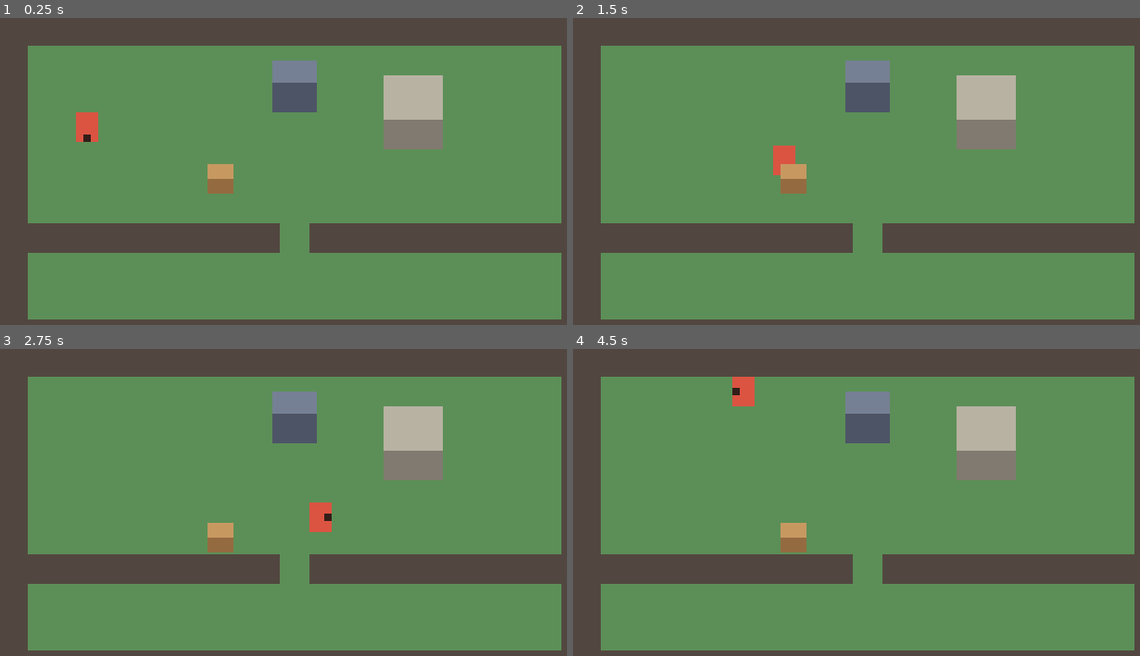
Above: before the commit, frames 1-4 (two rows, left to right).
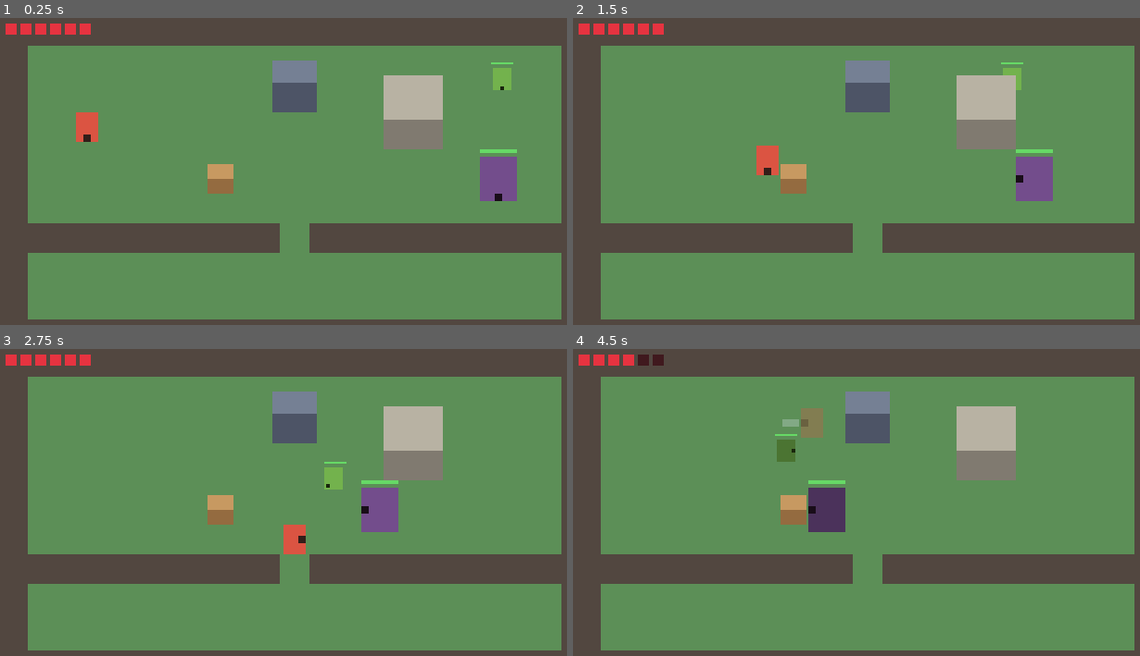
Above: after the commit, the same moments.

Repository: marcelozorza/Alttp2
Game: Godot game, scene res://world/test_room.tscn
Two runs of this game, one before a commit and one after it. Both use one fixed random seed, a clock stepped at 60 frames per second and the inputs below.
Inputs:
- Up to frame 1 (0.25 s): no input
- Up to frame 2 (1.5 s): tap Enter at 0.5 s; hold D (move_right) 0.53-1.28 s; tap J (attack, bound only after the commit) at 0.6 s; hold S (move_down) from 1.28 s (still down); tap Shift (lock_facing) at 1.35 s
- Up to frame 3 (2.75 s): tap J (attack, bound only after the commit) at 1.55, 2.1 s; release S (move_down) at 2.03 s; hold D (move_right) from 2.03 s (still down)
- Up to frame 4 (4.5 s): release D (move_right) at 2.78 s; hold W (move_up) 2.78-3.53 s; tap J (attack, bound only after the commit) at 2.85, 3.8, 4.35 s; hold Shift (lock_facing) 3.53-4.28 s; hold A (move_left) from 3.53 s (still down)

The runs differ from the first frame. In frame 1, 1.7% of the frame differs, in the area x 0-92%, y 1-60%; in frame 2, 2.1%; in frame 3, 3.3%; in frame 4, 3.4%, in the area x 0-49%, y 1-67%.

Commit message:
Espada de estocada e dois inimigos com ataque legível
Espada inspirada no primeiro Zelda: cada aperto entrega o golpe no mesmo
tick, com a lâmina toda estendida na direção da frente. Um novo aperto
cancela o recolhimento e golpeia de novo. O dano é verificado por uma
consulta de forma no próprio tick, cada golpe acerta cada alvo uma vez
e empurra o alvo conforme a massa. O personagem fica parado 0,1 s a
cada golpe, mas pode virar.

Sem dano por contato. Dois inimigos de teste, um mais pesado (massa 3)
e um mais leve (massa 0,5) que o personagem, com o mesmo padrão:
aproximar, preparar o bote com aviso visual e direção travada, dar o
bote e ficar vulnerável. O bote só causa dano por si, e o empurrão vem
da física da batida. O pesado não é interrompido pela espada, o leve
fica atordoado e voa longe.

O personagem ganha 6 pontos de vida, mostrados no canto da tela, e 1 s
de invencibilidade piscando depois de tomar dano. No protótipo, ao
perder toda a vida ele volta ao início.

Co-Authored-By: Claude Opus 5.5 <noreply@anthropic.com>
Claude-Session: https://claude.ai/code/session_016s7New5LTHa6UAzWiptqTv

Diff:
--- /dev/null
+++ b/enemies/enemy.gd
@@ -0,0 +1,202 @@
+class_name Enemy
+extends MomentumBody
+## Inimigo com um padrão de ataque legível.
+##
+## Encostar no inimigo não causa dano. Ele só machuca durante o bote. O ciclo
+## é: percebe o personagem, se aproxima, prepara o bote (pisca em amarelo e
+## treme, com a direção já travada), dá o bote em linha reta e fica um tempo
+## parado e vulnerável. Quem desvia durante a preparação escapa.
+##
+## A massa decide o resto pela física. O inimigo pesado arremessa o personagem
+## no bote e quase não se move com a espada. O leve voa longe com a espada e
+## empurra pouco.
+
+enum State { IDLE, APPROACH, WINDUP, LUNGE, RECOVER, STAGGER, DEAD }
+
+## Cores provisórias dos estados.
+const WINDUP_COLOR := Color(1.0, 0.85, 0.2, 1.0)
+const LUNGE_COLOR := Color(1.0, 0.2, 0.2, 1.0)
+const HIT_COLOR := Color(1.0, 1.0, 1.0, 1.0)
+
+@export_group("Vida")
+## Pontos de vida.
+@export_range(1, 50, 1) var max_health := 3
+## Segundos piscando em branco ao ser atingido.
+@export_range(0.0, 0.5, 0.01) var hit_flash_time := 0.1
+## Segundos atordoado e sem controle ao ser atingido. Zero significa que o
+## golpe não interrompe o que ele estiver fazendo.
+@export_range(0.0, 2.0, 0.05) var stagger_time := 0.3
+## Segundos até reaparecer no ponto inicial depois de derrotado. Só para testes.
+@export_range(0.0, 10.0, 0.1) var respawn_time := 3.0
+
+@export_group("Comportamento")
+## Distância, em pixels, a partir da qual percebe o personagem.
+@export_range(0.0, 400.0, 1.0) var sight_range := 200.0
+## Distância, em pixels, em que para de se aproximar e prepara o bote.
+@export_range(0.0, 200.0, 1.0) var attack_range := 44.0
+## Velocidade de aproximação, em pixels por segundo.
+@export_range(0.0, 200.0, 1.0) var walk_speed := 40.0
+## Segundos preparando o bote. É o aviso para o jogador.
+@export_range(0.0, 3.0, 0.05) var windup_time := 0.6
+## Velocidade do bote, em pixels por segundo.
+@export_range(0.0, 600.0, 1.0) var lunge_speed := 180.0
+## Duração do bote, em segundos.
+@export_range(0.0, 1.0, 0.01) var lunge_time := 0.25
+## Segundos parado e vulnerável depois do bote.
+@export_range(0.0, 3.0, 0.05) var recover_time := 0.8
+## Dano do bote.
+@export_range(1, 10, 1) var damage := 1
+
+var health := 0
+
+var _state := State.IDLE
+var _state_tick := 0
+var _approach_direction := Vector2.ZERO
+var _lunge_direction := Vector2.ZERO
+var _look_direction := Vector2.DOWN
+var _lunge_landed := false
+var _hit_tick := -1000
+var _hurt_shape := RectangleShape2D.new()
+
+@onready var _home := global_position
+@onready var _base: CollisionShape2D = $Base
+@onready var _body: ColorRect = $Body
+@onready var _body_color: Color = _body.color
+@onready var _body_rest_position: Vector2 = _body.position
+@onready var _eye: ColorRect = $Eye
+@onready var _health_bar: ColorRect = $HealthBar
+@onready var _health_bar_width: float = _health_bar.size.x
+
+
+func _ready() -> void:
+	health = max_health
+
+
+## Recebe um golpe. O empurrão vem separado, pela física.
+func take_hit(amount: int, _direction: Vector2) -> void:
+	if _state == State.DEAD:
+		return
+	health -= amount
+	_hit_tick = Engine.get_physics_frames()
+	if health <= 0:
+		_die()
+	elif stagger_time > 0.0:
+		_enter(State.STAGGER)
+
+
+func _physics_process(delta: float) -> void:
+	_update_state()
+	if _state != State.DEAD:
+		match _state:
+			State.APPROACH:
+				velocity = _approach_direction * walk_speed
+			State.LUNGE:
+				# O bote segue pela física: só batidas mudam a velocidade.
+				pass
+			_:
+				velocity = velocity.move_toward(Vector2.ZERO, friction * delta)
+		move_with_impacts()
+		if _state == State.LUNGE and not _lunge_landed:
+			_check_lunge_hit()
+	_update_visuals()
+
+
+func _update_state() -> void:
+	var player := get_tree().get_first_node_in_group("player") as Node2D
+	var to_player := (player.global_position - global_position) if player else Vector2.ZERO
+	var in_sight := player != null and to_player.length() <= sight_range
+	var elapsed := Engine.get_physics_frames() - _state_tick
+	match _state:
+		State.IDLE:
+			if in_sight:
+				_enter(State.APPROACH)
+		State.APPROACH:
+			_approach_direction = GameMath.snap_8(to_player)
+			_look_direction = _approach_direction
+			if not in_sight:
+				_enter(State.IDLE)
+			elif to_player.length() <= attack_range:
+				_lunge_direction = GameMath.snap_8(to_player)
+				_look_direction = _lunge_direction
+				_enter(State.WINDUP)
+		State.WINDUP:
+			if elapsed >= GameMath.ticks(windup_time):
+				_lunge_landed = false
+				velocity = _lunge_direction * lunge_speed
+				_enter(State.LUNGE)
+		State.LUNGE:
+			if elapsed >= GameMath.ticks(lunge_time):
+				_enter(State.RECOVER)
+		State.RECOVER:
+			if elapsed >= GameMath.ticks(recover_time):
+				_enter(State.APPROACH)
+		State.STAGGER:
+			if elapsed >= GameMath.ticks(stagger_time):
+				_enter(State.APPROACH)
+		State.DEAD:
+			if elapsed >= GameMath.ticks(respawn_time):
+				_revive()
+
+
+## Durante o bote, procura o personagem numa área um pouco maior que a base.
+## Um bote acerta no máximo uma vez.
+func _check_lunge_hit() -> void:
+	var base_shape := _base.shape as RectangleShape2D
+	_hurt_shape.size = base_shape.size + Vector2(4.0, 4.0)
+	var query := PhysicsShapeQueryParameters2D.new()
+	query.shape = _hurt_shape
+	query.transform = Transform2D(0.0, _base.global_position)
+	var excluded: Array[RID] = [get_rid()]
+	query.exclude = excluded
+	for result: Dictionary in get_world_2d().direct_space_state.intersect_shape(query):
+		var target := result["collider"] as Player
+		if target:
+			target.take_hit(damage, _lunge_direction)
+			_lunge_landed = true
+
+
+func _enter(state: State) -> void:
+	_state = state
+	_state_tick = Engine.get_physics_frames()
+
+
+func _die() -> void:
+	_enter(State.DEAD)
+	velocity = Vector2.ZERO
+	visible = false
+	_base.set_deferred("disabled", true)
+
+
+func _revive() -> void:
+	health = max_health
+	global_position = _home
+	velocity = Vector2.ZERO
+	visible = true
+	_base.set_deferred("disabled", false)
+	_enter(State.IDLE)
+
+
+## Visual provisório: amarelo piscando na preparação, vermelho no bote, mais
+## escuro na recuperação e branco ao ser atingido. O olho mostra para onde ele
+## vai e a barra acima mostra a vida.
+func _update_visuals() -> void:
+	var elapsed := Engine.get_physics_frames() - _state_tick
+	var color := _body_color
+	var shake := Vector2.ZERO
+	match _state:
+		State.WINDUP:
+			var blink := posmod(elapsed, 8) < 4
+			color = WINDUP_COLOR if blink else _body_color
+			shake = Vector2(1.0 if blink else -1.0, 0.0)
+		State.LUNGE:
+			color = LUNGE_COLOR
+		State.RECOVER:
+			color = _body_color.darkened(0.35)
+	if Engine.get_physics_frames() - _hit_tick < GameMath.ticks(hit_flash_time):
+		color = HIT_COLOR
+	_body.color = color
+	_body.position = _body_rest_position + shake
+	var half := (_body.size - _eye.size) / 2.0
+	var body_center := _body.position + _body.size / 2.0
+	_eye.position = body_center + _look_direction * half - _eye.size / 2.0
+	_health_bar.size.x = _health_bar_width * float(maxi(health, 0)) / max_health
--- /dev/null
+++ b/enemies/heavy_enemy.tscn
@@ -0,0 +1,49 @@
+[gd_scene format=3]
+
+[ext_resource type="Script" path="res://enemies/enemy.gd" id="1_script"]
+
+[sub_resource type="RectangleShape2D" id="RectangleShape2D_base"]
+size = Vector2(18, 10)
+
+[node name="HeavyEnemy" type="CharacterBody2D"]
+motion_mode = 1
+script = ExtResource("1_script")
+mass = 3.0
+restitution = 0.5
+friction = 900.0
+max_health = 6
+stagger_time = 0.0
+attack_range = 40.0
+walk_speed = 35.0
+windup_time = 0.7
+lunge_speed = 170.0
+lunge_time = 0.3
+recover_time = 1.0
+damage = 2
+
+[node name="Body" type="ColorRect" parent="."]
+offset_left = -10.0
+offset_top = -24.0
+offset_right = 10.0
+mouse_filter = 2
+color = Color(0.45, 0.3, 0.55, 1)
+
+[node name="Eye" type="ColorRect" parent="."]
+offset_left = -2.0
+offset_top = -14.0
+offset_right = 2.0
+offset_bottom = -10.0
+mouse_filter = 2
+color = Color(0.1, 0.05, 0.1, 1)
+
+[node name="HealthBar" type="ColorRect" parent="."]
+offset_left = -10.0
+offset_top = -28.0
+offset_right = 10.0
+offset_bottom = -26.0
+mouse_filter = 2
+color = Color(0.4, 0.85, 0.4, 1)
+
+[node name="Base" type="CollisionShape2D" parent="."]
+position = Vector2(0, -5)
+shape = SubResource("RectangleShape2D_base")
--- /dev/null
+++ b/enemies/light_enemy.tscn
@@ -0,0 +1,49 @@
+[gd_scene format=3]
+
+[ext_resource type="Script" path="res://enemies/enemy.gd" id="1_script"]
+
+[sub_resource type="RectangleShape2D" id="RectangleShape2D_base"]
+size = Vector2(10, 6)
+
+[node name="LightEnemy" type="CharacterBody2D"]
+motion_mode = 1
+script = ExtResource("1_script")
+mass = 0.5
+restitution = 0.5
+friction = 400.0
+max_health = 2
+stagger_time = 0.3
+attack_range = 48.0
+walk_speed = 60.0
+windup_time = 0.35
+lunge_speed = 220.0
+lunge_time = 0.2
+recover_time = 0.5
+damage = 1
+
+[node name="Body" type="ColorRect" parent="."]
+offset_left = -5.0
+offset_top = -12.0
+offset_right = 5.0
+mouse_filter = 2
+color = Color(0.45, 0.7, 0.3, 1)
+
+[node name="Eye" type="ColorRect" parent="."]
+offset_left = -1.0
+offset_top = -7.0
+offset_right = 1.0
+offset_bottom = -5.0
+mouse_filter = 2
+color = Color(0.1, 0.15, 0.05, 1)
+
+[node name="HealthBar" type="ColorRect" parent="."]
+offset_left = -6.0
+offset_top = -15.0
+offset_right = 6.0
+offset_bottom = -14.0
+mouse_filter = 2
+color = Color(0.4, 0.85, 0.4, 1)
+
+[node name="Base" type="CollisionShape2D" parent="."]
+position = Vector2(0, -3)
+shape = SubResource("RectangleShape2D_base")
--- a/player/player.gd
+++ b/player/player.gd
@@ -66,6 +66,17 @@
 ## controle depois de arremessado.
 @export_range(0.0, 200.0, 1.0) var recover_speed := 30.0
 
+@export_group("Ataque")
+## Segundos em que o personagem fica parado a cada golpe. Zero permite andar
+## enquanto ataca.
+@export_range(0.0, 0.5, 0.01) var attack_freeze_time := 0.1
+
+@export_group("Vida")
+## Pontos de vida.
+@export_range(1, 20, 1) var max_health := 6
+## Segundos de invencibilidade depois de tomar dano, com o personagem piscando.
+@export_range(0.0, 3.0, 0.05) var invincibility_time := 1.0
+
 @export_group("Quinas")
 ## Distância máxima, em pixels, para escorregar pela quina ao esbarrar numa
 ## parede andando em linha reta. Zero desliga.
@@ -75,6 +86,7 @@
 ## Define, no futuro, para onde as ferramentas são usadas. Segurar a ação
 ## lock_facing mantém a frente, o que permite andar de lado.
 var facing := Vector2.DOWN
+var health := 0
 
 var _state := State.WALK
 var _state_tick := 0
@@ -82,17 +94,33 @@
 var _previous_direction := Vector2.ZERO
 var _last_press_direction := Vector2.ZERO
 var _last_press_tick := 0
+var _freeze_until_tick := 0
+var _invincible_until_tick := 0
 
 @onready var _body: ColorRect = $Body
 @onready var _walk_color: Color = _body.color
 @onready var _body_rest_position: Vector2 = _body.position
 @onready var _body_rest_size: Vector2 = _body.size
 @onready var _facing_marker: ColorRect = $FacingMarker
+@onready var _sword: Sword = $Sword
+@onready var _spawn_position := global_position
+
+
+func _ready() -> void:
+	add_to_group("player")
+	health = max_health
 
 
 func _physics_process(delta: float) -> void:
 	var direction := _read_direction()
 	_update_state(direction)
+	var in_control := _state == State.WALK or _state == State.RUN
+	if in_control:
+		# A frente se atualiza antes do golpe, para que direção e ataque
+		# apertados no mesmo tick golpeiem na nova direção.
+		_update_facing(direction)
+	if in_control and Input.is_action_just_pressed("attack"):
+		_attack()
 	if _state == State.KNOCKBACK:
 		# Arremessado, sem controle, até o atrito parar o personagem.
 		velocity = velocity.move_toward(Vector2.ZERO, friction * delta)
@@ -119,6 +147,33 @@
 		_enter(State.KNOCKBACK)
 
 
+## Recebe um ataque. Durante a invencibilidade, ataques são ignorados. O
+## empurrão vem separado, pela física da batida.
+func take_hit(amount: int, _direction: Vector2) -> void:
+	if Engine.get_physics_frames() < _invincible_until_tick:
+		return
+	health -= amount
+	_invincible_until_tick = Engine.get_physics_frames() + GameMath.ticks(invincibility_time)
+	if health <= 0:
+		_respawn()
+
+
+## Golpe de espada na direção da frente. Correr e atacar encerra a corrida.
+func _attack() -> void:
+	if _state == State.RUN:
+		_enter(State.WALK)
+	_sword.attack(facing)
+	_freeze_until_tick = Engine.get_physics_frames() + GameMath.ticks(attack_freeze_time)
+
+
+## Protótipo: sem tela de derrota, o personagem volta ao início com a vida cheia.
+func _respawn() -> void:
+	health = max_health
+	global_position = _spawn_position
+	velocity = Vector2.ZERO
+	_enter(State.WALK)
+
+
 func _steer(direction: Vector2, delta: float) -> void:
 	var move_direction := direction
 	var speed := walk_speed
@@ -129,8 +184,9 @@
 			# Desequilibrado, segue em frente sem controle.
 			move_direction = _run_direction
 			speed = run_speed
-	if _state == State.WALK or _state == State.RUN:
-		_update_facing(direction)
+	if Engine.get_physics_frames() < _freeze_until_tick:
+		# Parado durante o golpe, mas ainda pode virar para o próximo.
+		move_direction = Vector2.ZERO
 	_update_velocity(move_direction, speed, delta)
 	var nudge := _corner_nudge(move_direction, speed, delta)
 	if nudge != Vector2.ZERO:
@@ -140,10 +196,7 @@
 ## Lê a entrada e a reduz a uma das 8 direções, com as diagonais normalizadas.
 func _read_direction() -> Vector2:
 	var raw := Input.get_vector("move_left", "move_right", "move_up", "move_down")
-	if raw == Vector2.ZERO:
-		return raw
-	var angle := snappedf(raw.angle(), PI / 4.0)
-	return Vector2(roundf(cos(angle)), roundf(sin(angle))).normalized()
+	return GameMath.snap_8(raw)
 
 
 ## Andar vira corrida com o duplo toque. A corrida longa demais leva ao
@@ -166,15 +219,15 @@
 				_enter(State.WALK)
 			else:
 				_run_direction = direction
-				if balance_time > 0.0 and _ticks_in_state() >= _ticks(balance_time):
+				if balance_time > 0.0 and _ticks_in_state() >= GameMath.ticks(balance_time):
 					_enter(State.WOBBLE)
 		State.WOBBLE:
 			if direction.dot(_run_direction) < 0.0:
 				_enter(State.WALK)
-			elif _ticks_in_state() >= _ticks(wobble_time):
+			elif _ticks_in_state() >= GameMath.ticks(wobble_time):
 				_enter(State.FALLEN)
 		State.FALLEN:
-			if _ticks_in_state() >= _ticks(fall_time) and velocity == Vector2.ZERO:
+			if _ticks_in_state() >= GameMath.ticks(fall_time) and velocity == Vector2.ZERO:
 				_enter(State.WALK)
 		State.KNOCKBACK:
 			if velocity.length() <= recover_speed:
@@ -185,7 +238,7 @@
 ## double_tap_window. Depois de reconhecido, o duplo toque é consumido.
 func _is_double_tap(direction: Vector2) -> bool:
 	var now := Engine.get_physics_frames()
-	var window := _ticks(double_tap_window)
+	var window := GameMath.ticks(double_tap_window)
 	if direction == _last_press_direction and now - _last_press_tick <= window:
 		_last_press_direction = Vector2.ZERO
 		return true
@@ -201,10 +254,6 @@
 
 func _ticks_in_state() -> int:
 	return Engine.get_physics_frames() - _state_tick
-
-
-func _ticks(seconds: float) -> int:
-	return roundi(seconds * Engine.physics_ticks_per_second)
 
 
 func _update_facing(direction: Vector2) -> void:
@@ -279,6 +328,9 @@
 	_body.position = body_position + shake
 	_body.size = body_size
 	_facing_marker.visible = _state != State.FALLEN
+	var invincible := Engine.get_physics_frames() < _invincible_until_tick
+	var blink := posmod(Engine.get_physics_frames(), 6) < 3
+	modulate.a = 0.3 if invincible and blink else 1.0
 	var body_center := Vector2(0.0, -4.0)
 	var center := body_center + facing * Vector2(4.0, 6.0)
 	_facing_marker.position = center - _facing_marker.size / 2.0
--- a/player/player.tscn
+++ b/player/player.tscn
@@ -1,6 +1,7 @@
 [gd_scene format=3]
 
 [ext_resource type="Script" path="res://player/player.gd" id="1_script"]
+[ext_resource type="Script" path="res://player/sword.gd" id="2_sword"]
 
 [sub_resource type="RectangleShape2D" id="RectangleShape2D_feet"]
 size = Vector2(12, 8)
@@ -26,3 +27,13 @@
 
 [node name="Feet" type="CollisionShape2D" parent="."]
 shape = SubResource("RectangleShape2D_feet")
+
+[node name="Sword" type="Node2D" parent="."]
+script = ExtResource("2_sword")
+
+[node name="Blade" type="ColorRect" parent="Sword"]
+visible = false
+offset_right = 4.0
+offset_bottom = 12.0
+mouse_filter = 2
+color = Color(0.86, 0.9, 0.95, 1)
--- /dev/null
+++ b/player/sword.gd
@@ -0,0 +1,104 @@
+class_name Sword
+extends Node2D
+## Espada de estocada, a primeira arma.
+##
+## Cada aperto do botão de ataque entrega o golpe no mesmo tick, com a lâmina
+## toda estendida na direção da frente. Um novo aperto cancela o recolhimento
+## e golpeia de novo, sem esperar a animação. Cada golpe acerta cada alvo uma
+## vez, causa dano em quem tem take_hit e empurra corpos com massa.
+
+## Centro e meia extensão do corpo desenhado do personagem, a partir da origem
+## nos pés. A lâmina sai da borda do corpo.
+const BODY_CENTER := Vector2(0.0, -4.0)
+const BODY_HALF_EXTENTS := Vector2(6.0, 8.0)
+## Espessura desenhada da lâmina, em pixels.
+const BLADE_THICKNESS := 4.0
+
+## Comprimento da lâmina para fora do corpo, em pixels.
+@export_range(4.0, 40.0, 1.0) var reach := 12.0
+## Largura da área de dano, em pixels. É maior que a lâmina desenhada, para
+## perdoar pequenos desalinhamentos.
+@export_range(2.0, 24.0, 1.0) var hit_width := 8.0
+## Dano por golpe.
+@export_range(1, 10, 1) var damage := 1
+## Empurrão no alvo, em pixels por segundo para massa 1. Alvos mais pesados
+## são empurrados menos.
+@export_range(0.0, 600.0, 10.0) var impulse := 100.0
+## Segundos em que a lâmina estendida causa dano.
+@export_range(0.0, 0.5, 0.01) var active_time := 0.1
+## Segundos da animação de recolher, sem dano.
+@export_range(0.0, 0.5, 0.01) var retract_time := 0.08
+
+var _direction := Vector2.DOWN
+var _attack_tick := -1000
+var _already_hit: Array[Object] = []
+var _hit_shape := RectangleShape2D.new()
+
+@onready var _blade: ColorRect = $Blade
+@onready var _wielder: CollisionObject2D = get_parent()
+
+
+## Golpeia na direção dada, uma das 4 direções retas.
+func attack(direction: Vector2) -> void:
+	_direction = direction
+	_attack_tick = Engine.get_physics_frames()
+	_already_hit.clear()
+	_apply_hits()
+	_update_blade()
+
+
+func _physics_process(_delta: float) -> void:
+	if _elapsed() < GameMath.ticks(active_time):
+		_apply_hits()
+	_update_blade()
+
+
+func _elapsed() -> int:
+	return Engine.get_physics_frames() - _attack_tick
+
+
+func _apply_hits() -> void:
+	var area := _blade_rect(reach, hit_width)
+	_hit_shape.size = area.size
+	var query := PhysicsShapeQueryParameters2D.new()
+	query.shape = _hit_shape
+	query.transform = Transform2D(0.0, global_position + area.get_center())
+	var excluded: Array[RID] = [_wielder.get_rid()]
+	query.exclude = excluded
+	query.collide_with_areas = true
+	for result: Dictionary in get_world_2d().direct_space_state.intersect_shape(query):
+		var target: Object = result["collider"]
+		if target in _already_hit:
+			continue
+		_already_hit.append(target)
+		if target.has_method("take_hit"):
+			target.call("take_hit", damage, _direction)
+		var body := target as MomentumBody
+		if body:
+			body.add_impact_velocity(_direction * impulse / body.mass)
+
+
+func _update_blade() -> void:
+	var active := GameMath.ticks(active_time)
+	var retract := GameMath.ticks(retract_time)
+	var elapsed := _elapsed()
+	var length := 0.0
+	if elapsed < active:
+		length = reach
+	elif elapsed < active + retract:
+		length = reach * (1.0 - float(elapsed - active) / retract)
+	_blade.visible = length > 0.0
+	if _blade.visible:
+		var rect := _blade_rect(length, BLADE_THICKNESS)
+		_blade.position = rect.position
+		_blade.size = rect.size
+
+
+## Retângulo da lâmina, que começa na borda do corpo e se estende na direção
+## do golpe.
+func _blade_rect(length: float, thickness: float) -> Rect2:
+	var horizontal := _direction.x != 0.0
+	var edge := BODY_HALF_EXTENTS.x if horizontal else BODY_HALF_EXTENTS.y
+	var center := BODY_CENTER + _direction * (edge + length / 2.0)
+	var size := Vector2(length, thickness) if horizontal else Vector2(thickness, length)
+	return Rect2(center - size / 2.0, size)
--- a/project.godot
+++ b/project.godot
@@ -67,6 +67,16 @@
 ]
 }
 
+attack={
+"deadzone": 0.2,
+"events": [Object(InputEventKey,"resource_local_to_scene":false,"resource_name":"","device":-1,"window_id":0,"alt_pressed":false,"shift_pressed":false,"ctrl_pressed":false,"meta_pressed":false,"pressed":false,"keycode":0,"physical_keycode":74,"key_label":0,"unicode":106,"location":0,"echo":false,"script":null)
+, Object(InputEventKey,"resource_local_to_scene":false,"resource_name":"","device":-1,"window_id":0,"alt_pressed":false,"shift_pressed":false,"ctrl_pressed":false,"meta_pressed":false,"pressed":false,"keycode":0,"physical_keycode":90,"key_label":0,"unicode":122,"location":0,"echo":false,"script":null)
+, Object(InputEventKey,"resource_local_to_scene":false,"resource_name":"","device":-1,"window_id":0,"alt_pressed":false,"shift_pressed":false,"ctrl_pressed":false,"meta_pressed":false,"pressed":false,"keycode":0,"physical_keycode":32,"key_label":0,"unicode":32,"location":0,"echo":false,"script":null)
+, Object(InputEventJoypadButton,"resource_local_to_scene":false,"resource_name":"","device":-1,"button_index":0,"pressure":0.0,"pressed":false,"script":null)
+, Object(InputEventJoypadButton,"resource_local_to_scene":false,"resource_name":"","device":-1,"button_index":2,"pressure":0.0,"pressed":false,"script":null)
+]
+}
+
 [rendering]
 
 renderer/rendering_method="gl_compatibility"
--- /dev/null
+++ b/ui/hud.gd
@@ -0,0 +1,20 @@
+extends Control
+## Mostra a vida do personagem no canto da tela, um quadrado por ponto de vida.
+
+const PIP_SIZE := Vector2(6.0, 6.0)
+const PIP_GAP := 2.0
+const FULL_COLOR := Color(0.9, 0.2, 0.25, 1.0)
+const EMPTY_COLOR := Color(0.25, 0.1, 0.12, 1.0)
+
+
+func _process(_delta: float) -> void:
+	queue_redraw()
+
+
+func _draw() -> void:
+	var player := get_tree().get_first_node_in_group("player") as Player
+	if not player:
+		return
+	for i: int in player.max_health:
+		var pip_position := Vector2(i * (PIP_SIZE.x + PIP_GAP), 0.0)
+		draw_rect(Rect2(pip_position, PIP_SIZE), FULL_COLOR if i < player.health else EMPTY_COLOR)
--- /dev/null
+++ b/util/game_math.gd
@@ -0,0 +1,16 @@
+class_name GameMath
+## Utilitários compartilhados pelo personagem, pelas armas e pelos inimigos.
+
+
+## Reduz um vetor a uma das 8 direções, com as diagonais normalizadas.
+static func snap_8(vector: Vector2) -> Vector2:
+	if vector == Vector2.ZERO:
+		return vector
+	var angle := snappedf(vector.angle(), PI / 4.0)
+	return Vector2(roundf(cos(angle)), roundf(sin(angle))).normalized()
+
+
+## Converte segundos em ticks de física. Todos os tempos de jogo são contados
+## em ticks, para que o resultado não dependa da taxa de quadros.
+static func ticks(seconds: float) -> int:
+	return roundi(seconds * Engine.physics_ticks_per_second)
--- a/world/test_room.tscn
+++ b/world/test_room.tscn
@@ -3,6 +3,9 @@
 [ext_resource type="PackedScene" path="res://player/player.tscn" id="1_player"]
 [ext_resource type="PackedScene" path="res://objects/light_crate.tscn" id="2_crate"]
 [ext_resource type="PackedScene" path="res://objects/heavy_block.tscn" id="3_block"]
+[ext_resource type="PackedScene" path="res://enemies/heavy_enemy.tscn" id="4_heavy_enemy"]
+[ext_resource type="PackedScene" path="res://enemies/light_enemy.tscn" id="5_light_enemy"]
+[ext_resource type="Script" path="res://ui/hud.gd" id="6_hud"]
 
 [sub_resource type="RectangleShape2D" id="RectangleShape2D_horizontal"]
 size = Vector2(320, 16)
@@ -131,3 +134,19 @@
 
 [node name="Player" parent="Objects" instance=ExtResource("1_player")]
 position = Vector2(48, 64)
+
+[node name="HeavyEnemy" parent="Objects" instance=ExtResource("4_heavy_enemy")]
+position = Vector2(270, 100)
+
+[node name="LightEnemy" parent="Objects" instance=ExtResource("5_light_enemy")]
+position = Vector2(272, 40)
+
+[node name="HUD" type="CanvasLayer" parent="."]
+
+[node name="Health" type="Control" parent="HUD"]
+offset_left = 4.0
+offset_top = 4.0
+offset_right = 4.0
+offset_bottom = 4.0
+mouse_filter = 2
+script = ExtResource("6_hud")
Not shown, changed: docs/design.md
